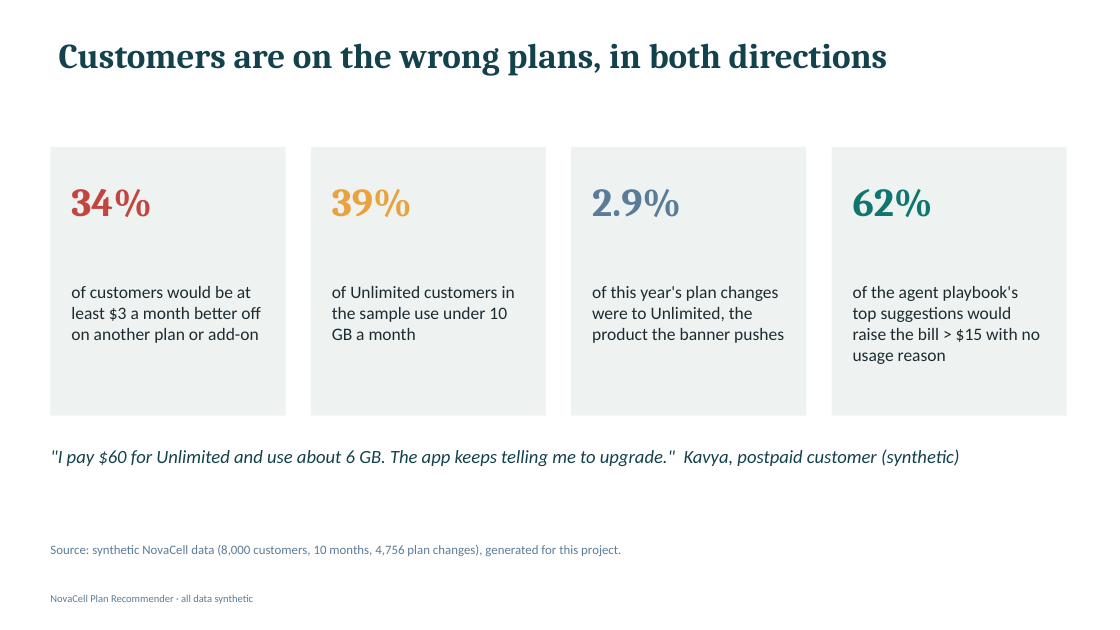
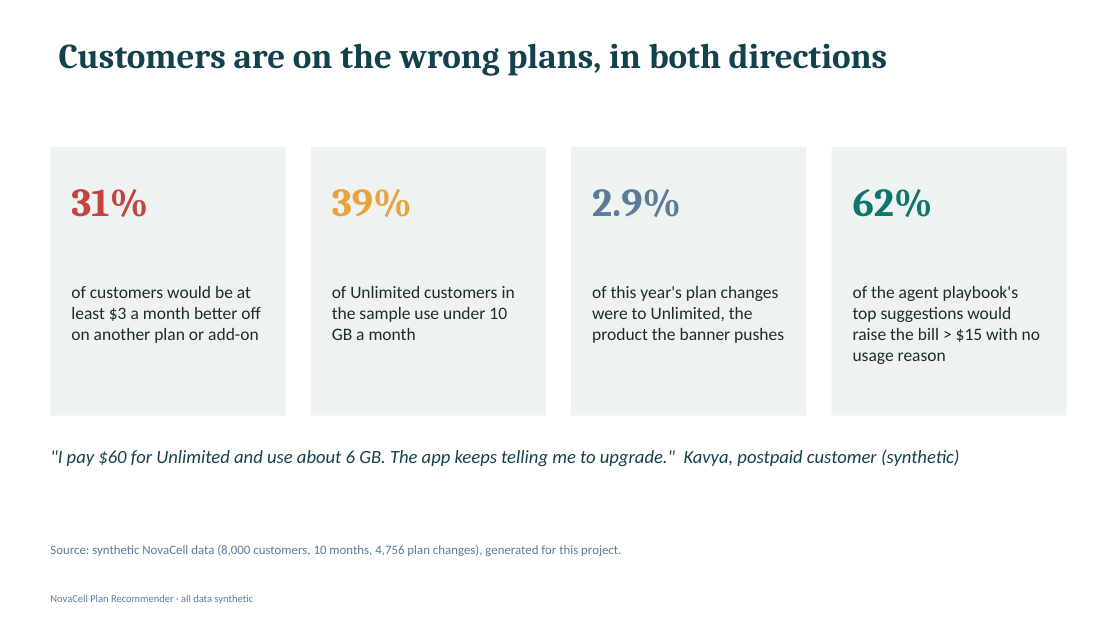
Before and after one commit to ashokburasiya93/novacell-plan-recommender, a slide deck: slide 2 of deliverables/6. Presentation - NovaCell Plan Recommender.pptx. Drawn at 1120x630 pixels with LibreOffice and Linux fonts; fonts in the diff are those of the drawing. Boxes give left, top, right and bottom in pixels: in the first picture for what was removed or moved away, otherwise in the second. Text is boxed around its words. In the diff, an @@ line names an element or a change of style, - is before the commit and + after.

```diff
--- a/deliverables/6. Presentation - NovaCell Plan Recommender.pptx
+++ b/deliverables/6. Presentation - NovaCell Plan Recommender.pptx
@@ text at bbox=[71, 189, 148, 217]: text changed @@
-34%
+31%
```
Also in this commit, not shown: 7 other slides changed, 13 other files.
